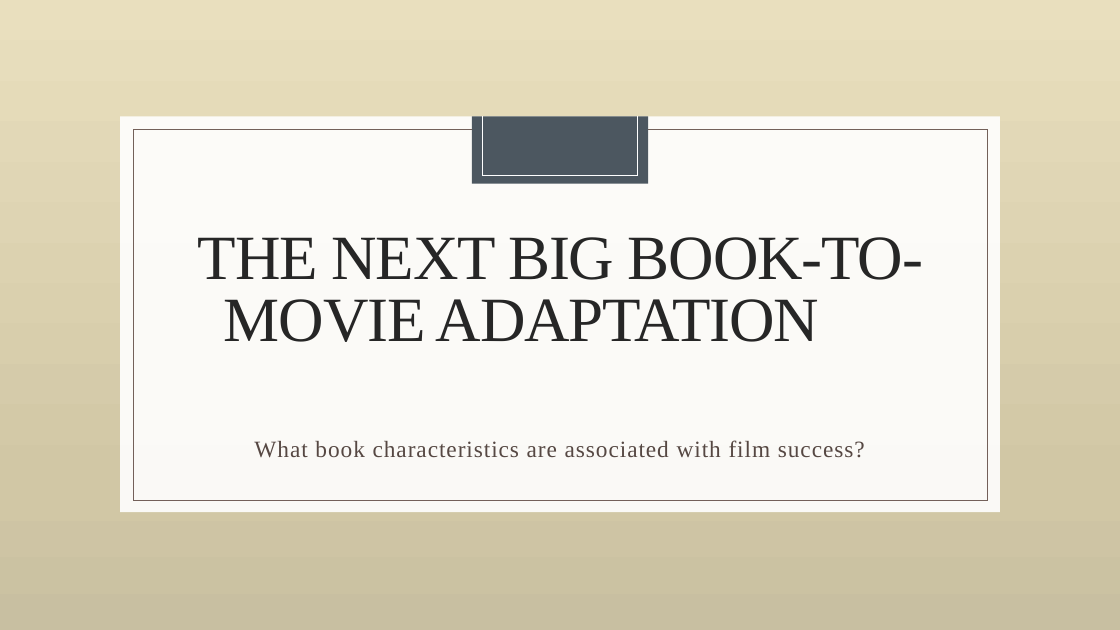
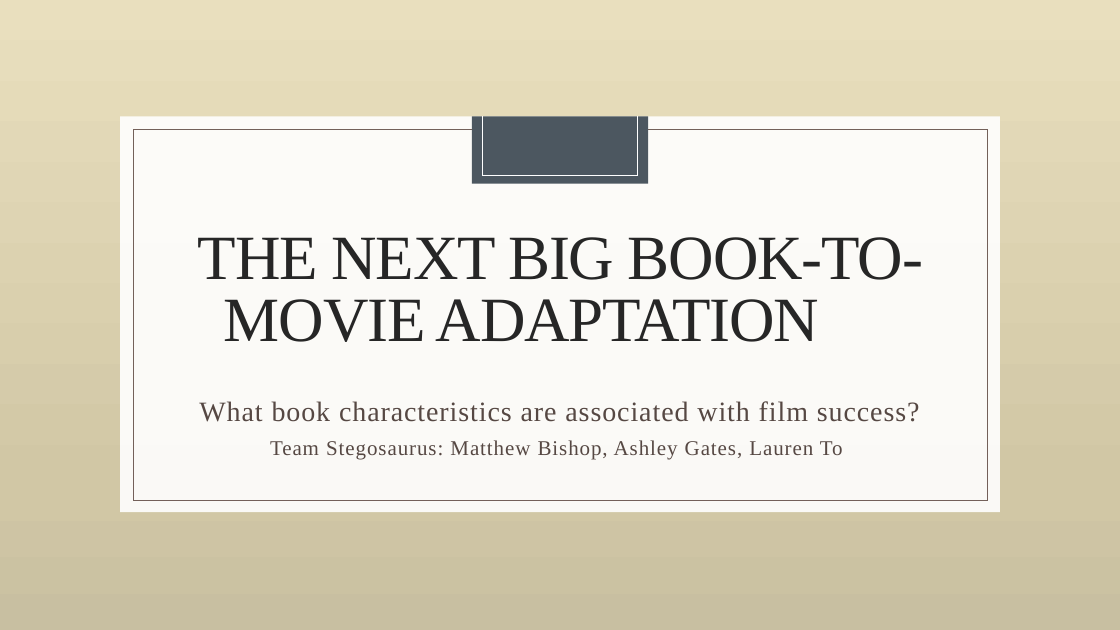
Before and after one commit to laurenemilyto/film_adapatation_success, a slide deck: slide 1 of Steg_pres.pptx. Drawn at 1120x630 pixels with LibreOffice and Linux fonts; fonts in the diff are those of the drawing; background and template pictures are left out. Boxes give left, top, right and bottom in pixels: in the first picture for what was removed or moved away, otherwise in the second. Text is boxed around its words. In the diff, an @@ line names an element or a change of style, - is before the commit and + after.

Commit message:
presentation edits

```diff
--- a/Steg_pres.pptx
+++ b/Steg_pres.pptx
@@ subtitle "What book characteristics are associated ...": place and size @@
-subtitle "What book characteristics are associated ..." at [254, 440, 865, 458]
+subtitle "What book characteristics are associated ..." at [199, 401, 920, 459]
@@ subtitle at [199, 401, 920, 422]: size 20 to 24 pt in "What book characteristics are associated with film ..." @@
@@ subtitle at [270, 440, 843, 459]: paragraph added @@
+Team Stegosaurus: Matthew Bishop, Ashley Gates, Lauren To
```
Also in this commit, not shown: 1 slide added.
